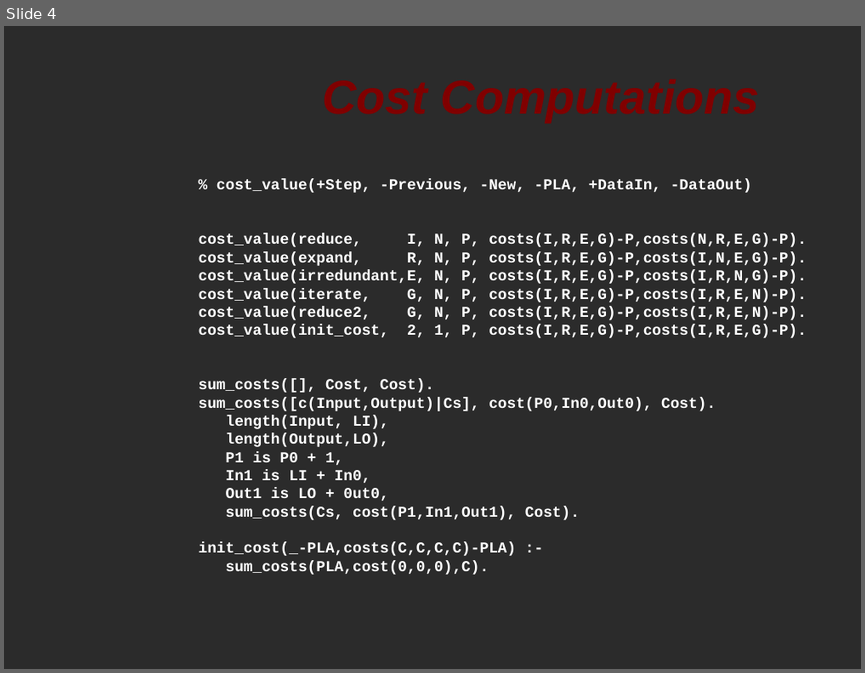
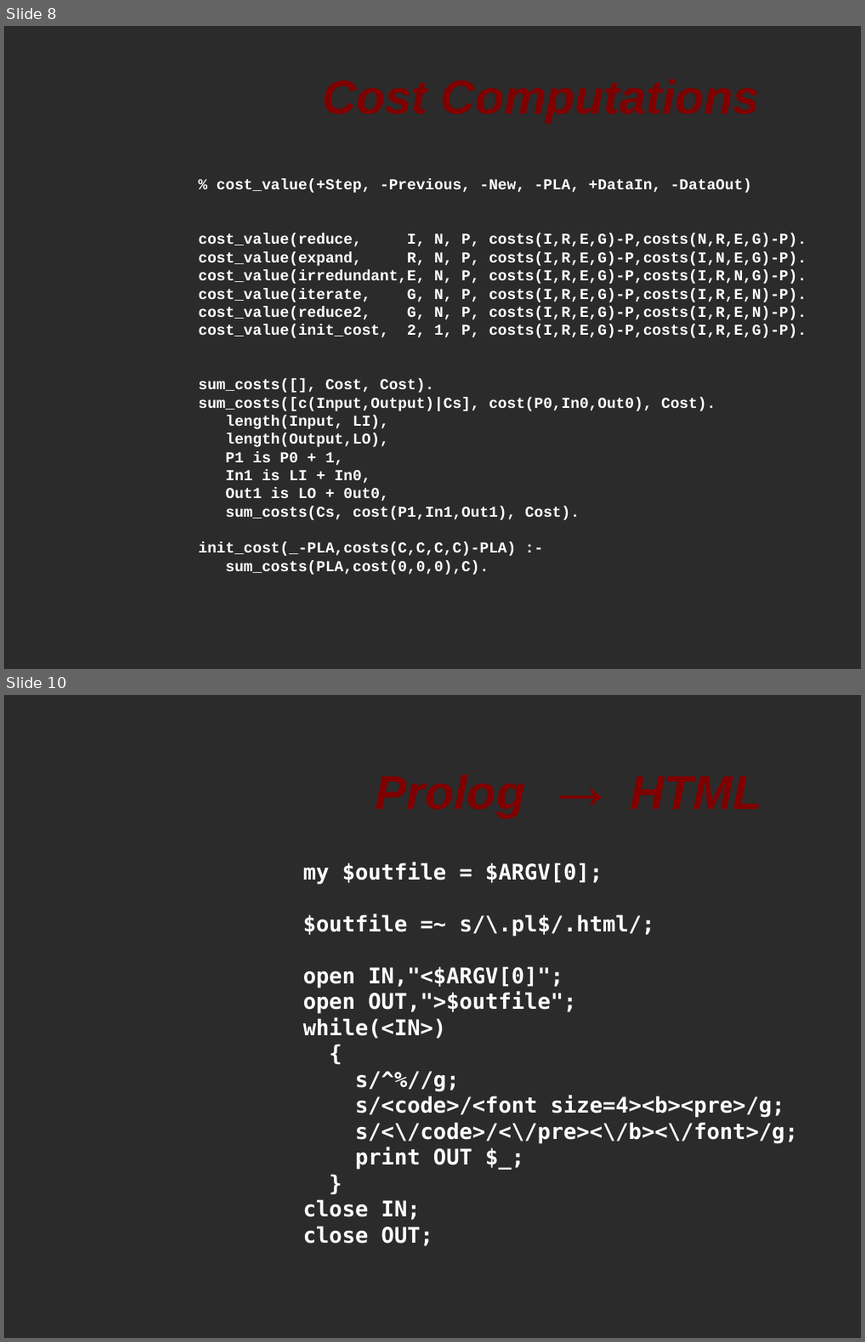
Before and after one commit to softwaresunday/Lexpress, a slide deck: doc/lepresentation.odp. Shown one above the other, each under a label of ours: slide 4 before the commit, slides 8 and 10 after it; the slides between them are not shown. The pictures are 865x673 and 865x1342 pixels, drawn with LibreOffice and Linux fonts; fonts in the diff are those of the drawing; background and template pictures are left out; a plain dark background stands for a picture behind light text. Boxes give left, top, right and bottom in pixels: in the first picture for what was removed or moved away, otherwise in the second. Text is boxed around its words. In the diff, an @@ line names an element or a change of style, - is before the commit and + after.

```diff
--- a/doc/lepresentation.odp
+++ b/doc/lepresentation.odp
@@ slide 10 added at (4,695,861,1338), background picture (left out) @@
@@ title added at (315,732,762,831), 44 pt, text #800000, bold, italic @@
+Prolog → HTML
@@ text added at (303,862,798,1246), 20 pt, text #FFFFFF, bold @@
+my $outfile = $ARGV[0];
+$outfile =~ s/\.pl$/.html/;
+open IN,"<$ARGV[0]";
+open OUT,">$outfile";
+while(<IN>)
+{
+s/^%//g;
+s/<code>/<font size=4><b><pre>/g;
+s/<\/code>/<\/pre><\/b><\/font>/g;
+print OUT $_;
+}
+close IN;
+close OUT;
@@ what was slide 4 is now slide 8 @@
```
Also in this commit, not shown: 1 slide changed, 4 other slides added.
